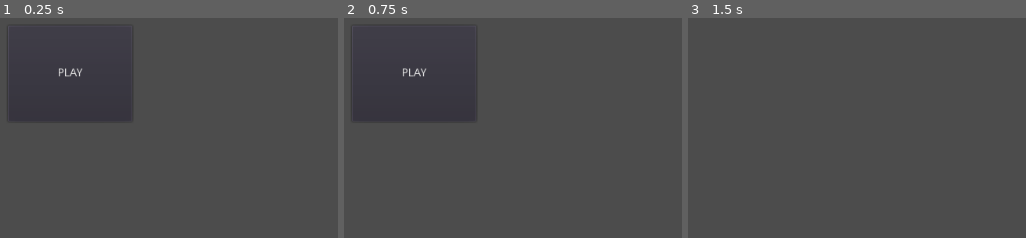
Above: before the commit, frames 1-3 (left to right).
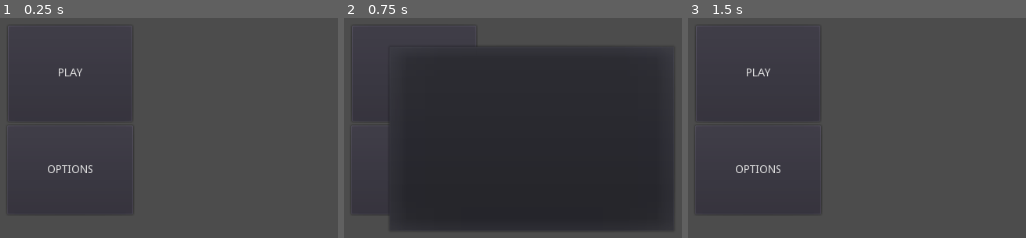
Above: after the commit, the same moments.

Repository: Lurkki14/TorpedoAlliance
Game: Godot game, scene res://menus/MainMenu.tscn
Two runs of this game, one before a commit and one after it. Both use one fixed random seed, a clock stepped at 60 frames per second and the inputs below. This scene is started directly instead of the project's main scene.
Inputs (mouse positions are in pixels of both pictures, inside the frame that each line leads up to):
- Up to frame 1 (0.25 s): no input
- Up to frame 2 (0.75 s): click (414, 169) at 0.5 s, where only the run after the commit has a clickable "OPTIONS"
- Up to frame 3 (1.5 s): click "PLAY" at 1.25 s

The runs differ from the first frame. In frame 1, 0.4% of the frame differs, in the area x 4-38%, y 66-89%; in frame 2, 60%, in the area x 4-98%, y 14-97%; in frame 3, 0.5%.

Commit message:
Mone options pop-up

Diff:
--- a/menus/MainMenu.gd
+++ b/menus/MainMenu.gd
@@ -1,8 +1,17 @@
 extends Control
 
-func _change_scene(scene):
+func _load_scene(scene: String):
+	var loaded_scene = load(scene).instance()
+	add_child(loaded_scene)
+
+func _change_scene(scene: String):
 	queue_free()
 	get_tree().change_scene(scene)
 
 func _on_Play_pressed(button):
 	_change_scene("res://Field.tscn")
+
+func _on_Options_pressed():
+	var scene = preload("res://menus/OptionsMenu.tscn").instance()
+	add_child(scene)
+	scene.get_node("PopupMenu").show()
--- a/menus/MainMenu.tscn
+++ b/menus/MainMenu.tscn
@@ -13,4 +13,18 @@
 margin_right = 264.234
 margin_bottom = 160.915
 text = "PLAY"
+__meta__ = {
+"_edit_use_anchors_": false
+}
+
+[node name="Options" type="Button" parent="."]
+margin_left = 104.0
+margin_top = 166.0
+margin_right = 265.0
+margin_bottom = 280.0
+text = "OPTIONS"
+__meta__ = {
+"_edit_use_anchors_": false
+}
 [connection signal="pressed" from="Play" to="." method="_on_Play_pressed" binds= [ true ]]
+[connection signal="pressed" from="Options" to="." method="_on_Options_pressed"]
--- /dev/null
+++ b/menus/OptionsMenu.tscn
@@ -0,0 +1,18 @@
+[gd_scene format=2]
+
+[node name="Control" type="Control"]
+anchor_right = 1.0
+anchor_bottom = 1.0
+__meta__ = {
+"_edit_use_anchors_": false
+}
+
+[node name="PopupMenu" type="PopupMenu" parent="."]
+visible = true
+margin_left = 149.566
+margin_top = 62.2071
+margin_right = 519.566
+margin_bottom = 304.207
+__meta__ = {
+"_edit_use_anchors_": false
+}
